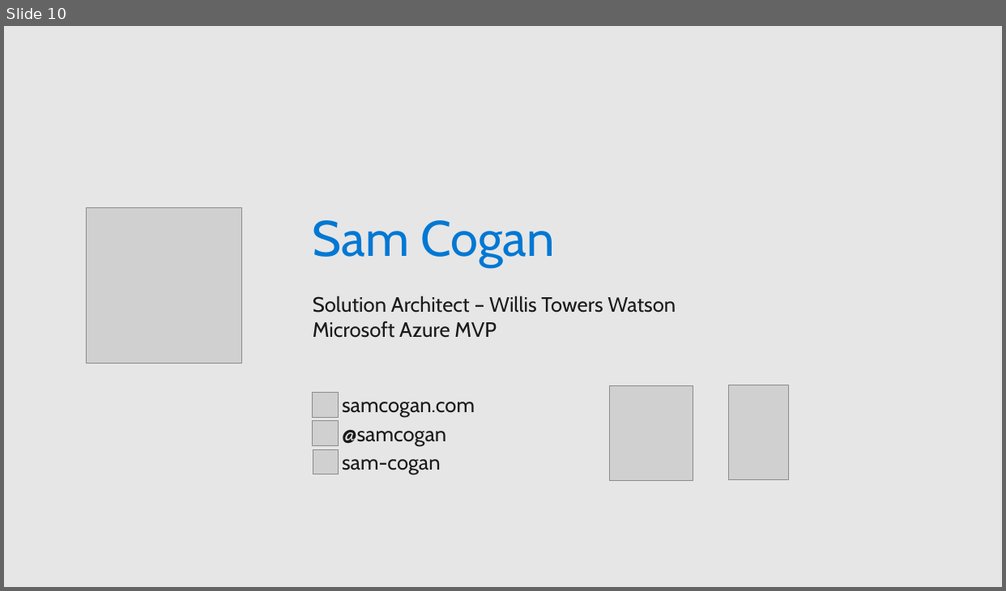
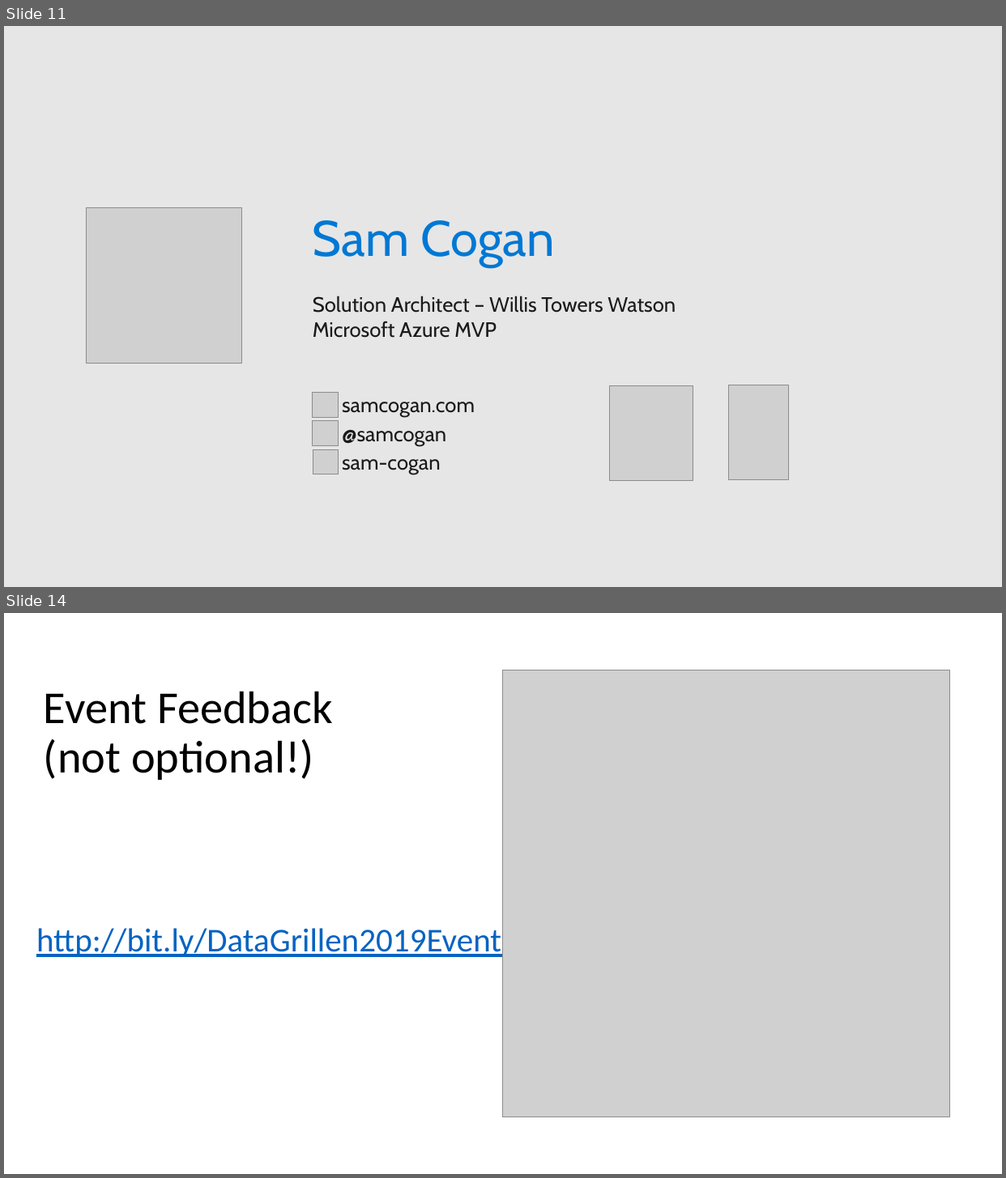
Before and after one commit to sam-cogan/sessions, a slide deck: sqlAgent/SQLAgent_in_the_cloud.pptx. Shown one above the other, each under a label of ours: slide 10 before the commit, slides 11 and 14 after it; the slides between them are not shown. The pictures are 1006x591 and 1006x1178 pixels, drawn with LibreOffice and Linux fonts; fonts in the diff are those of the drawing; grey boxes stand for pictures. Boxes give left, top, right and bottom in pixels: in the first picture for what was removed or moved away, otherwise in the second. Text is boxed around its words. In the diff, an @@ line names an element or a change of style, - is before the commit and + after.

```diff
--- a/sqlAgent/SQLAgent_in_the_cloud.pptx
+++ b/sqlAgent/SQLAgent_in_the_cloud.pptx
@@ slide 14 added at bbox=[4, 613, 1002, 1174], background #FFFFFF @@
@@ picture added at bbox=[503, 670, 949, 1117] @@
@@ title added at bbox=[44, 691, 333, 780], 44 pt, text #000000 @@
+Event Feedback
+(not optional!)
@@ text added at bbox=[36, 928, 501, 957], 32 pt, text #0563C1, underline @@
+http://bit.ly/DataGrillen2019Event
@@ what was slide 10 is now slide 11 @@
```
Also in this commit, not shown: 3 slides changed, 4 other slides added, 1 slide removed, 1 other file.
